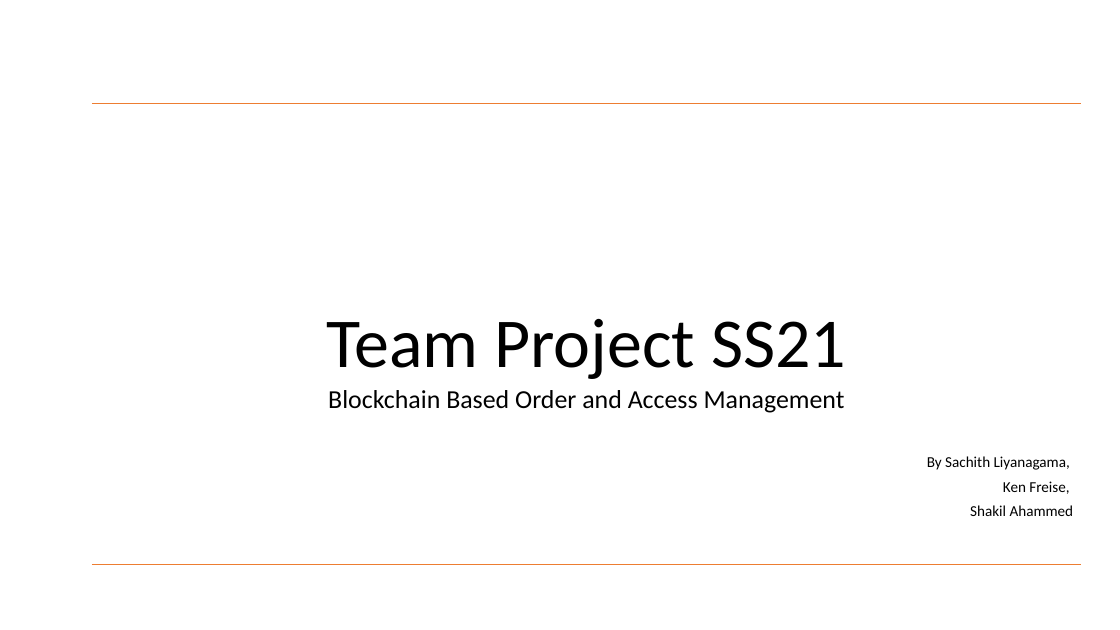
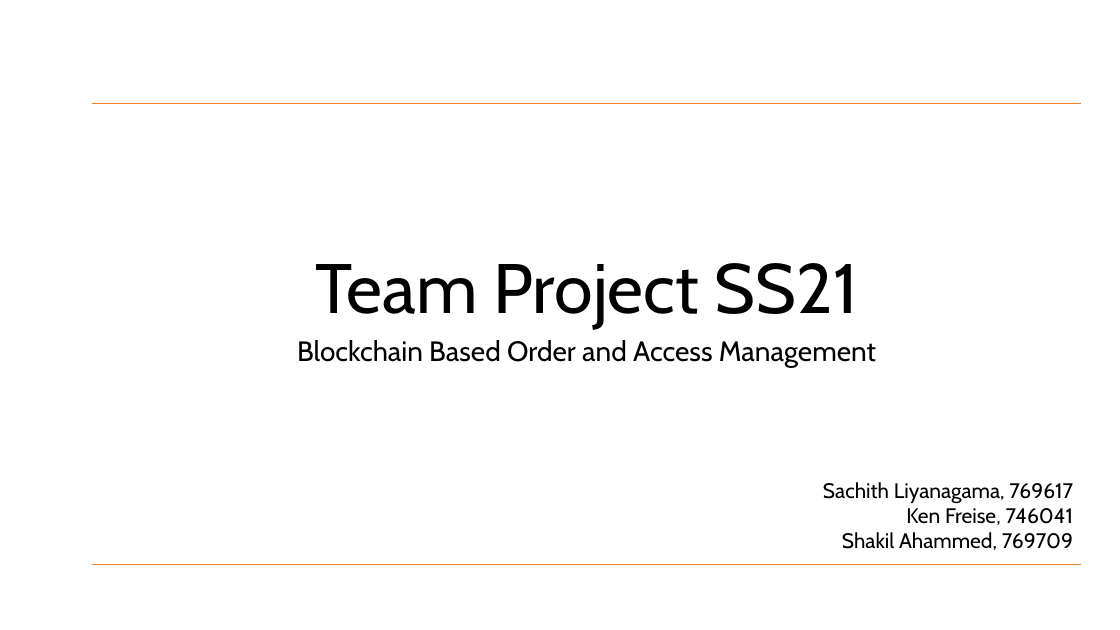
Before and after one commit to SachiHarshitha/HDa_TeamProject_SS21, a slide deck: slide 1 of 00_Documentation/M03_TeamProject_Haid_UWB-Presentation.pptx. Drawn at 1120x630 pixels with LibreOffice and Linux fonts; fonts in the diff are those of the drawing; background and template pictures are left out. Boxes give left, top, right and bottom in pixels: in the first picture for what was removed or moved away, otherwise in the second. Text is boxed around its words. In the diff, an @@ line names an element or a change of style, - is before the commit and + after.

```diff
--- a/00_Documentation/M03_TeamProject_Haid_UWB-Presentation.pptx
+++ b/00_Documentation/M03_TeamProject_Haid_UWB-Presentation.pptx
@@ title "Team Project SS21" at [315, 263, 858, 329]: font Calibri to Cabin @@
@@ subtitle "Blockchain Based Order and Access ...": place and size @@
-subtitle "Blockchain Based Order and Access ..." at [328, 390, 1074, 516]
+subtitle "Blockchain Based Order and Access ..." at [297, 340, 876, 367]
@@ subtitle "Blockchain Based Order and Access ..." at [297, 340, 876, 367]: size 22.2 to 24 pt, font Calibri to Cabin; line spacing 0.7 to 0.9 @@
@@ subtitle at [927, 456, 1074, 516]: paragraphs removed @@
-By Sachith Liyanagama,
-Ken Freise,
-Shakil Ahammed
@@ text added at [823, 482, 1074, 550], 18 pt, text #000000 @@
+Sachith Liyanagama, 769617
+Ken Freise, 746041
+Shakil Ahammed, 769709
```
Also in this commit, not shown: 9 other slides changed, 3 slides added, 2 slides removed, 11 other files.
